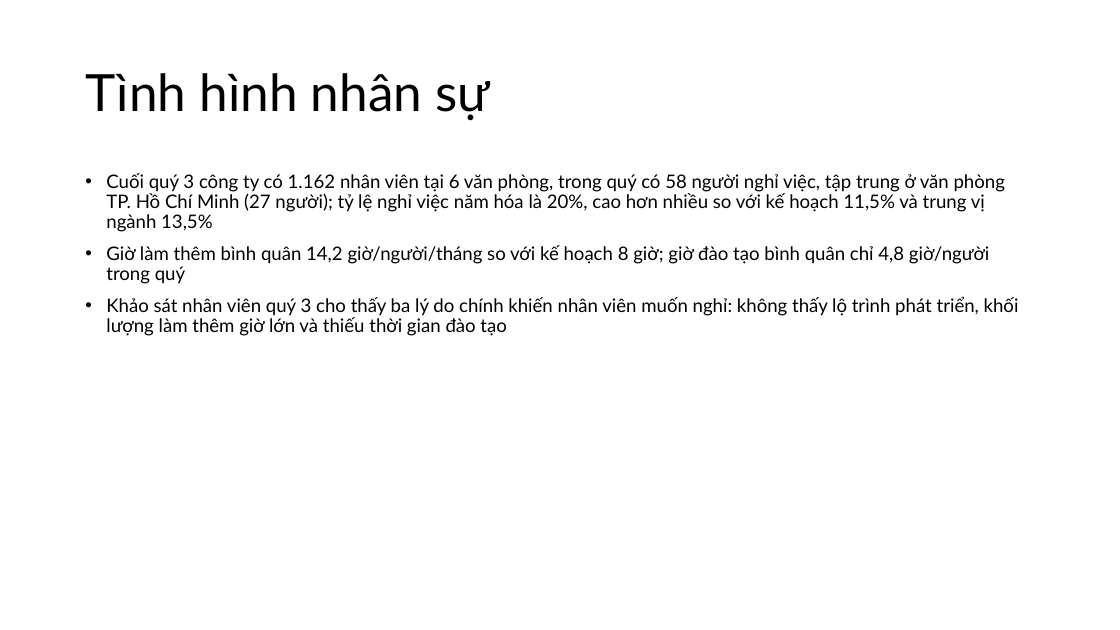
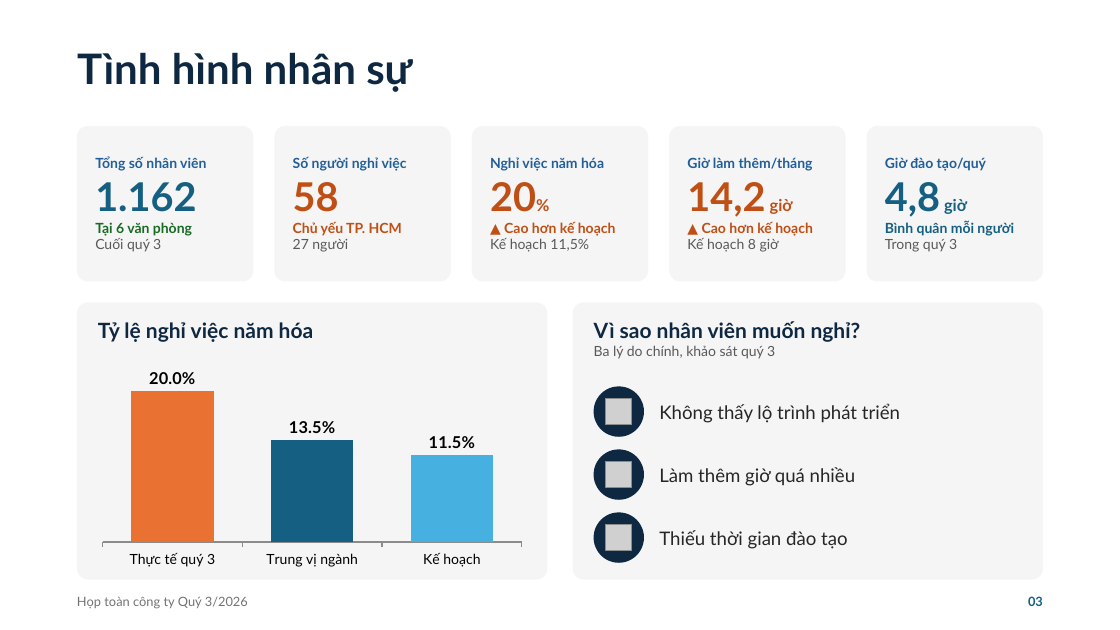
Before and after one commit to HL20003/M365LPB, a slide deck: slide 3 of demo-files/Town hall Q3 2026 (bản nháp).pptx. Drawn at 1120x630 pixels with LibreOffice and Linux fonts; fonts in the diff are those of the drawing; grey boxes stand for pictures. Boxes give left, top, right and bottom in pixels: in the first picture for what was removed or moved away, otherwise in the second. Text is boxed around its words. In the diff, an @@ line names an element or a change of style, - is before the commit and + after.

```diff
--- a/demo-files/Town hall Q3 2026 (bản nháp).pptx
+++ b/demo-files/Town hall Q3 2026 (bản nháp).pptx
@@ title "Tình hình nhân sự" at (x1=77, y1=52, x2=412, y2=92): size 44 to 36 pt, text colour #000000 to #0E2841, bold on @@
@@ rounded rectangle added at (x1=77, y1=126, x2=254, y2=281), fill #F5F5F5, 12 pt, text #215F9A, bold @@
+Tổng số nhân viên
+1.162
+Tại 6 văn phòng
+Cuối quý 3
@@ rounded rectangle added at (x1=275, y1=126, x2=451, y2=281), fill #F5F5F5, 12 pt, text #215F9A, bold @@
+Số người nghỉ việc
+58
+Chủ yếu TP. HCM
+27 người
@@ rounded rectangle added at (x1=472, y1=126, x2=649, y2=281), fill #F5F5F5, 12 pt, text #C04F15, bold @@
+Nghỉ việc năm hóa
+20%
+▲ Cao hơn kế hoạch
+Kế hoạch 11,5%
@@ rounded rectangle added at (x1=670, y1=126, x2=846, y2=281), fill #F5F5F5, 12 pt, text #C04F15, bold @@
+Giờ làm thêm/tháng
+14,2 giờ
+▲ Cao hơn kế hoạch
+Kế hoạch 8 giờ
@@ rounded rectangle added at (x1=867, y1=126, x2=1044, y2=281), fill #F5F5F5, 12 pt, text #156082, bold @@
+Giờ đào tạo/quý
+4,8 giờ
+Bình quân mỗi người
+Trong quý 3
@@ text removed at (x1=106, y1=173, x2=1019, y2=336) @@
-• Cuối quý 3 công ty có 1.162 nhân viên tại 6 văn phòng, trong quý có 58 người nghỉ việc, tập trung ở văn phòng TP. Hồ Chí Minh (27 người); tỷ lệ nghỉ việc năm hóa là 20%, cao hơn nhiều so với kế hoạch 11,5% và trung vị ngành 13,5%
-• Giờ làm thêm bình quân 14,2 giờ/người/tháng so với kế hoạch 8 giờ; giờ đào tạo bình quân chỉ 4,8 giờ/người trong quý
-• Khảo sát nhân viên quý 3 cho thấy ba lý do chính khiến nhân viên muốn nghỉ: không thấy lộ trình phát triển, khối lượng làm thêm giờ lớn và thiếu thời gian đào tạo
@@ rounded rectangle added at (x1=77, y1=302, x2=548, y2=580), fill #F5F5F5 @@
@@ text added at (x1=98, y1=322, x2=314, y2=342), 18 pt, text #0E2841, bold @@
+Tỷ lệ nghỉ việc năm hóa
@@ rounded rectangle added at (x1=573, y1=302, x2=1044, y2=580), fill #F5F5F5 @@
@@ text added at (x1=594, y1=321, x2=861, y2=359), 12 pt, text #595959 @@
+Vì sao nhân viên muốn nghỉ?
+Ba lý do chính, khảo sát quý 3
@@ column chart added at (x1=94, y1=357, x2=531, y2=571) @@
+categories: Thực tế quý 3, Trung vị ngành, Kế hoạch
+Series 1: 20, 13.5, 11.5
@@ ellipse added at (x1=594, y1=386, x2=644, y2=437), fill #0E2841 @@
@@ picture added at (x1=606, y1=398, x2=632, y2=424) @@
@@ text added at (x1=659, y1=403, x2=900, y2=423), 16 pt, text #262626 @@
+Không thấy lộ trình phát triển
@@ ellipse added at (x1=594, y1=450, x2=644, y2=500), fill #0E2841 @@
@@ picture added at (x1=606, y1=461, x2=632, y2=487) @@
@@ text added at (x1=659, y1=467, x2=855, y2=486), 16 pt, text #262626 @@
+Làm thêm giờ quá nhiều
@@ ellipse added at (x1=594, y1=513, x2=644, y2=563), fill #0E2841 @@
@@ picture added at (x1=606, y1=524, x2=632, y2=550) @@
@@ text added at (x1=659, y1=530, x2=848, y2=549), 16 pt, text #262626 @@
+Thiếu thời gian đào tạo
@@ text added at (x1=77, y1=596, x2=248, y2=609), 11 pt, text #737373 @@
+Họp toàn công ty Quý 3/2026
@@ text added at (x1=1028, y1=596, x2=1043, y2=606), 11 pt, text #156082, bold @@
+03
```
Also in this commit, not shown: 7 other slides changed, 4 other files.
